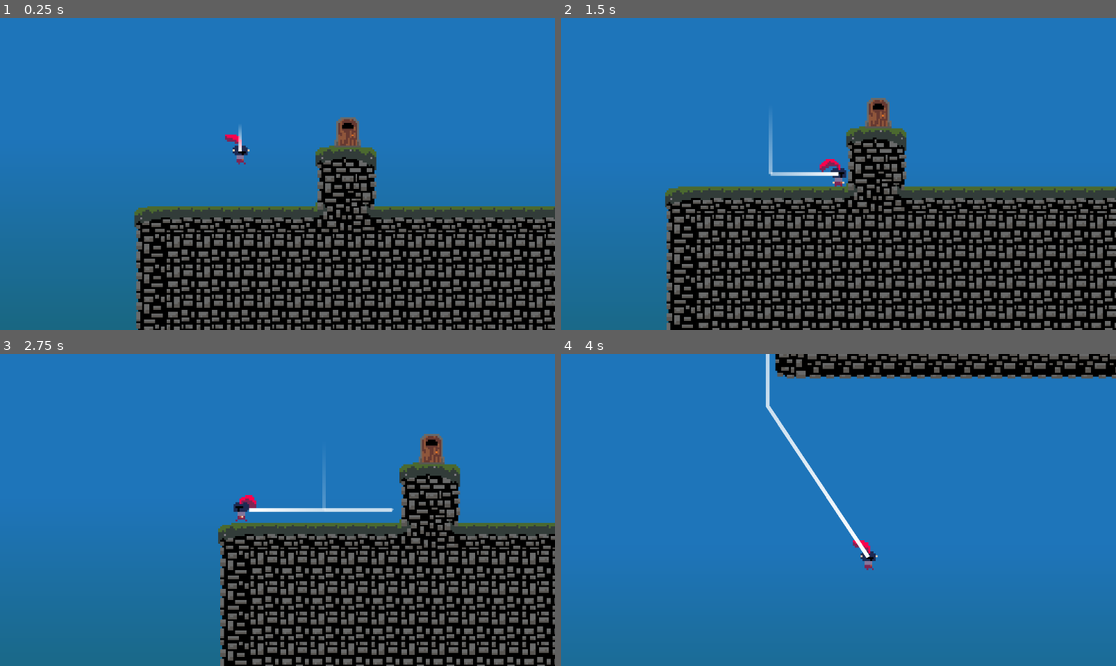
Above: before the commit, frames 1-4 (two rows, left to right).
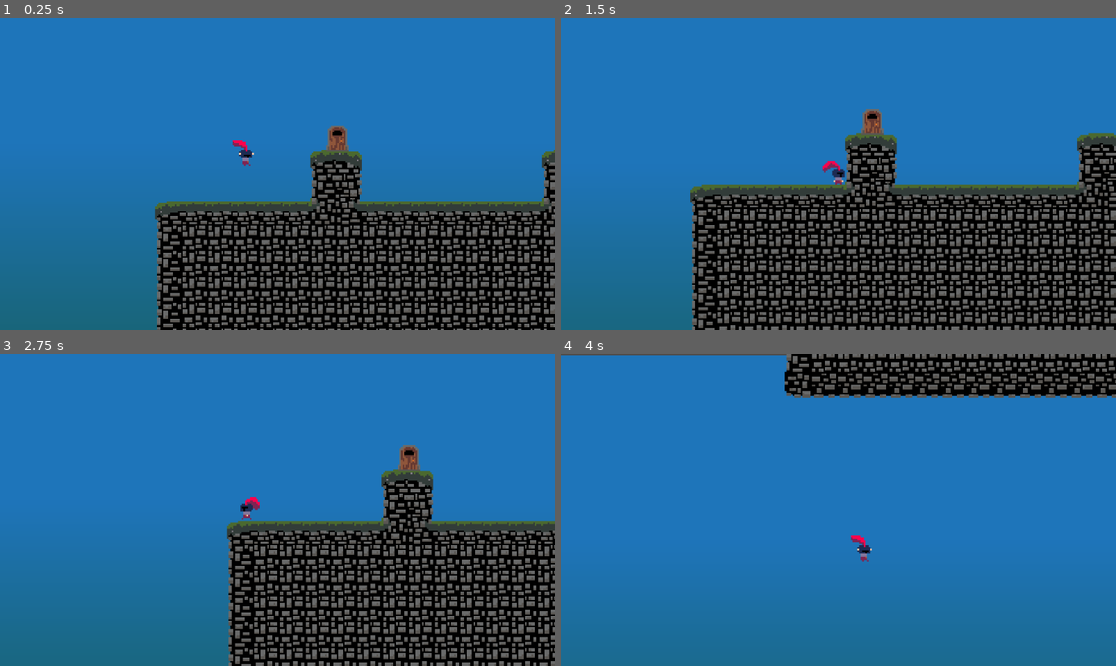
Above: after the commit, the same moments.

Repository: CBurgess97/godot-platformer
Game: Godot game, scene res://Game.tscn
Same seed, same stepped clock (60 frames per second), same inputs: the game is played once before the commit and once after it. This scene is started directly instead of the project's main scene.
Inputs:
- Up to frame 1 (0.25 s): no input
- Up to frame 2 (1.5 s): hold Right (ui_right) from 0.53 s (still down); tap Up (ui_up) at 0.77 s
- Up to frame 3 (2.75 s): tap Up (ui_up) at 1.52 s; tap Enter at 2 s; release Right (ui_right) at 2.03 s; hold Left (ui_left) from 2.03 s (still down)
- Up to frame 4 (4 s): release Left (ui_left) at 2.78 s; hold Right (ui_right) from 2.78 s (still down); tap Up (ui_up) at 3.02, 3.77 s

The runs differ from the first frame. In frame 1, 22% of the frame differs, in the area x 24-100%, y 31-100%; in frame 2, 25%, in the area x 18-100%, y 25-100%; in frame 3, 19%; in frame 4, 7.1%.

Commit message:
Clean up Filesystem

Diff:
--- a/Game.tscn
+++ b/Game.tscn
@@ -1,7 +1,7 @@
 [gd_scene load_steps=8 format=3 uid="uid://d0apchpk7yk1g"]
 
 [ext_resource type="PackedScene" uid="uid://bd7qkrisyy24f" path="res://Player/player.tscn" id="1_wbfu4"]
-[ext_resource type="Script" uid="uid://ba6yv38xij2ey" path="res://level_manager.gd" id="2_sb48q"]
+[ext_resource type="Script" uid="uid://ba6yv38xij2ey" path="res://Levels/level_manager.gd" id="2_sb48q"]
 [ext_resource type="Script" uid="uid://b2h6bu434fnig" path="res://camera_2d.gd" id="2_u44n3"]
 [ext_resource type="Script" uid="uid://ctxhgryt0aebp" path="res://background.gd" id="4_sb48q"]
 [ext_resource type="Script" uid="uid://dc3udo8cqrvmy" path="res://debug_line.gd" id="5_t88pq"]
@@ -21,8 +21,8 @@
 position = Vector2(326, 328)
 
 [node name="Camera2D" type="Camera2D" parent="." node_paths=PackedStringArray("target")]
-position = Vector2(392.875, 322.74)
-zoom = Vector2(3.92, 3.92)
+position = Vector2(392.95, 322.74)
+zoom = Vector2(3.345, 3.345)
 script = ExtResource("2_u44n3")
 target = NodePath("../Player")
 damping = 10.0
@@ -46,6 +46,7 @@
 texture = SubResource("GradientTexture2D_u44n3")
 
 [node name="DebugLine" type="Node2D" parent="." node_paths=PackedStringArray("target_node")]
+visible = false
 script = ExtResource("5_t88pq")
 target_node = NodePath("../Player")
 trail_length = 400
--- a/door.tscn
+++ b/Levels/Level Objects/door.tscn
@@ -1,7 +1,7 @@
 [gd_scene load_steps=4 format=3 uid="uid://yphjr527njqo"]
 
 [ext_resource type="Texture2D" uid="uid://dvd3v7x6of2x2" path="res://Resources/Sprites/door.png" id="1_ba8gm"]
-[ext_resource type="Script" uid="uid://c6dhgtwefse7k" path="res://door.gd" id="1_v6xrn"]
+[ext_resource type="Script" uid="uid://c6dhgtwefse7k" path="res://Levels/Level Objects/door.gd" id="1_v6xrn"]
 
 [sub_resource type="RectangleShape2D" id="RectangleShape2D_v6xrn"]
 size = Vector2(14, 16)
--- a/TestLevel1.tscn
+++ b/Levels/TestLevel1.tscn
@@ -1,8 +1,8 @@
 [gd_scene load_steps=4 format=4 uid="uid://cjmty4xitway2"]
 
 [ext_resource type="TileSet" uid="uid://f6qeyrr0ddqo" path="res://Resources/tiles.tres" id="1_usvk7"]
-[ext_resource type="Script" uid="uid://uaqrhl73rrfd" path="res://level.gd" id="2_bs3lq"]
-[ext_resource type="PackedScene" uid="uid://yphjr527njqo" path="res://door.tscn" id="2_xy0xx"]
+[ext_resource type="Script" uid="uid://uaqrhl73rrfd" path="res://Levels/level.gd" id="2_bs3lq"]
+[ext_resource type="PackedScene" uid="uid://yphjr527njqo" path="res://Levels/Level Objects/door.tscn" id="2_xy0xx"]
 
 [node name="TestLevel1" type="TileMapLayer"]
 texture_filter = 1
--- a/TestLevel2.tscn
+++ b/Levels/TestLevel2.tscn
@@ -1,8 +1,8 @@
 [gd_scene load_steps=4 format=4 uid="uid://scodd5131rra"]
 
 [ext_resource type="TileSet" uid="uid://f6qeyrr0ddqo" path="res://Resources/tiles.tres" id="1_o1veh"]
-[ext_resource type="Script" uid="uid://uaqrhl73rrfd" path="res://level.gd" id="2_733jg"]
-[ext_resource type="PackedScene" uid="uid://yphjr527njqo" path="res://door.tscn" id="2_fccse"]
+[ext_resource type="Script" uid="uid://uaqrhl73rrfd" path="res://Levels/level.gd" id="2_733jg"]
+[ext_resource type="PackedScene" uid="uid://yphjr527njqo" path="res://Levels/Level Objects/door.tscn" id="2_fccse"]
 
 [node name="TestLevel2" type="TileMapLayer"]
 texture_filter = 1
Renamed: door.gd -> Levels/Level Objects/door.gd
Renamed: door.gd.uid -> Levels/Level Objects/door.gd.uid
Renamed: level_object.gd -> Levels/Level Objects/level_object.gd
Renamed: level_object.gd.uid -> Levels/Level Objects/level_object.gd.uid
Renamed: level.gd -> Levels/level.gd
Renamed: level.gd.uid -> Levels/level.gd.uid
Renamed: level_manager.gd -> Levels/level_manager.gd
Renamed: level_manager.gd.uid -> Levels/level_manager.gd.uid
